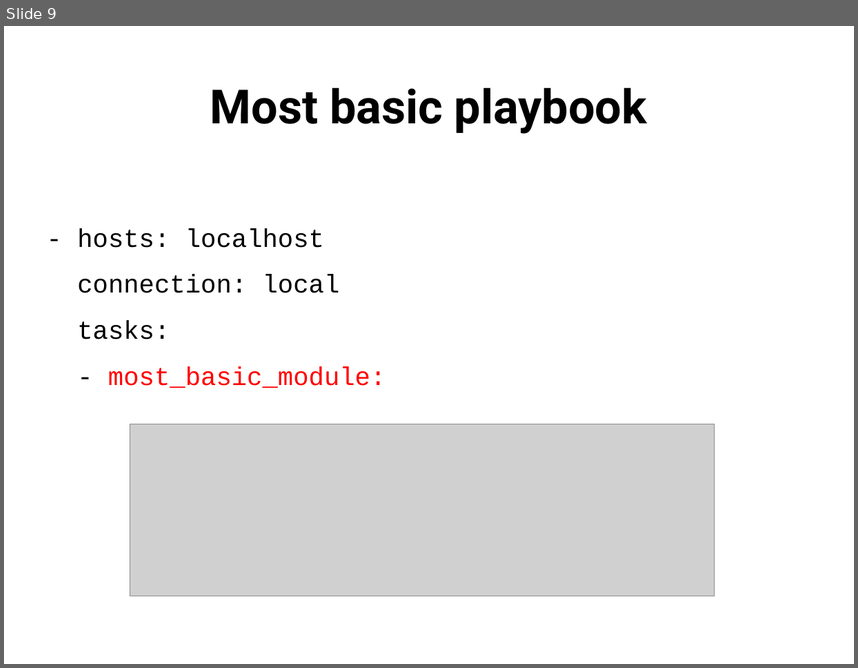
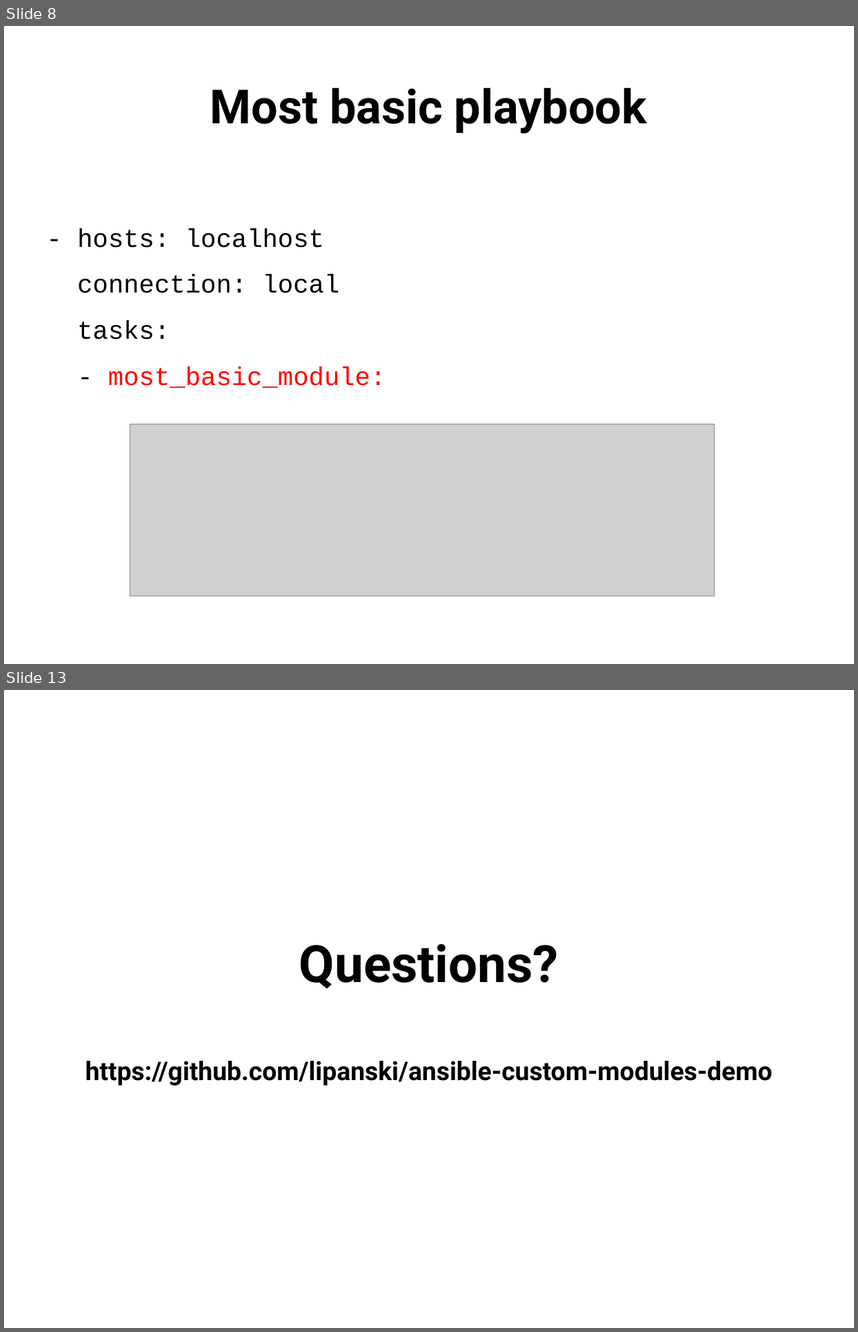
Before and after one commit to lipanski/ansible-custom-modules-demo, a slide deck: slides/custom-modules.odp. Shown one above the other, each under a label of ours: slide 9 before the commit, slides 8 and 13 after it; the slides between them are not shown. The pictures are 858x668 and 858x1332 pixels, drawn with LibreOffice and Linux fonts; fonts in the diff are those of the drawing; grey boxes stand for pictures. Boxes give left, top, right and bottom in pixels: in the first picture for what was removed or moved away, otherwise in the second. Text is boxed around its words. In the diff, an @@ line names an element or a change of style, - is before the commit and + after.

```diff
--- a/slides/custom-modules.odp
+++ b/slides/custom-modules.odp
@@ slide 13 added at <box>4,690,854,1328</box>, background #FFFFFF @@
@@ subtitle added at <box>85,944,773,1085</box>, 24 pt, text #000000, bold @@
+Questions?
+https://github.com/lipanski/ansible-custom-modules-demo
@@ what was slide 9 is now slide 8 @@
```
Also in this commit, not shown: 1 slide changed, 4 other slides added, 1 slide removed, 4 other files.
